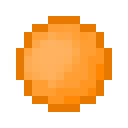
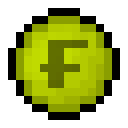
Revision of a layered 128x128 image; what changed, layer by layer:
added layer "coin3" (50%) above "coin2" over [40, 40, 88, 88]
added layer "coin3 #1" above "coin" over [8, 8, 120, 120]
added layer "coin" above "Gem Red Outlined" over [8, 16, 112, 112]
